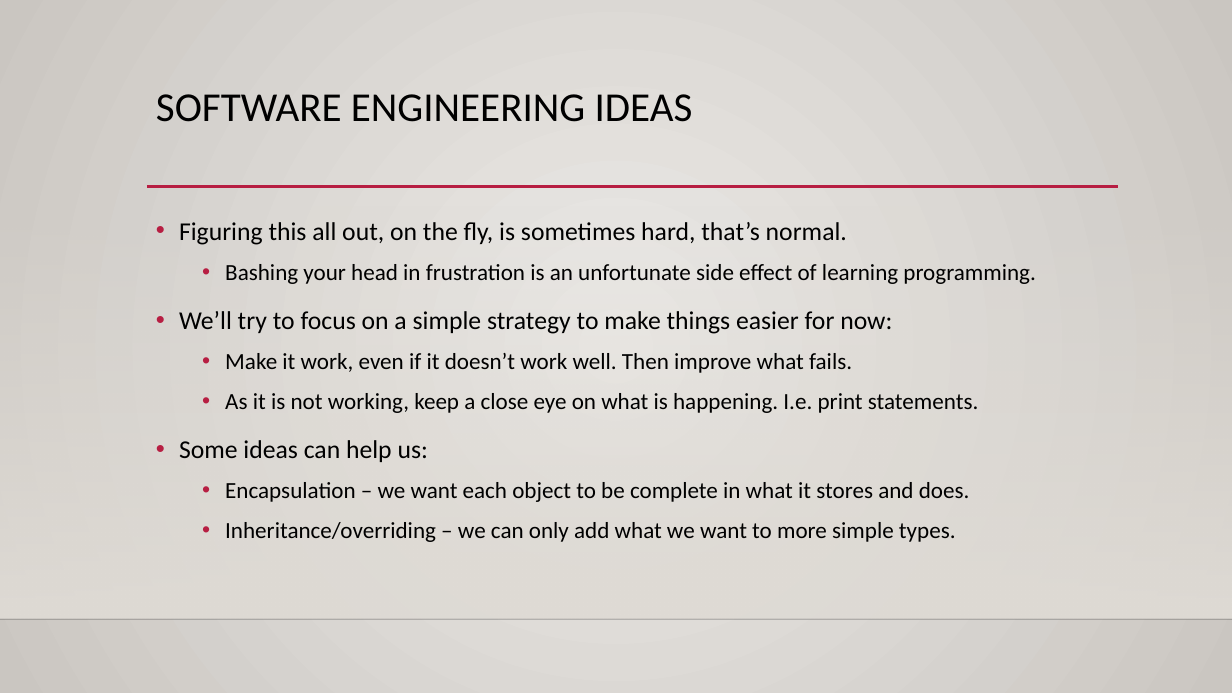
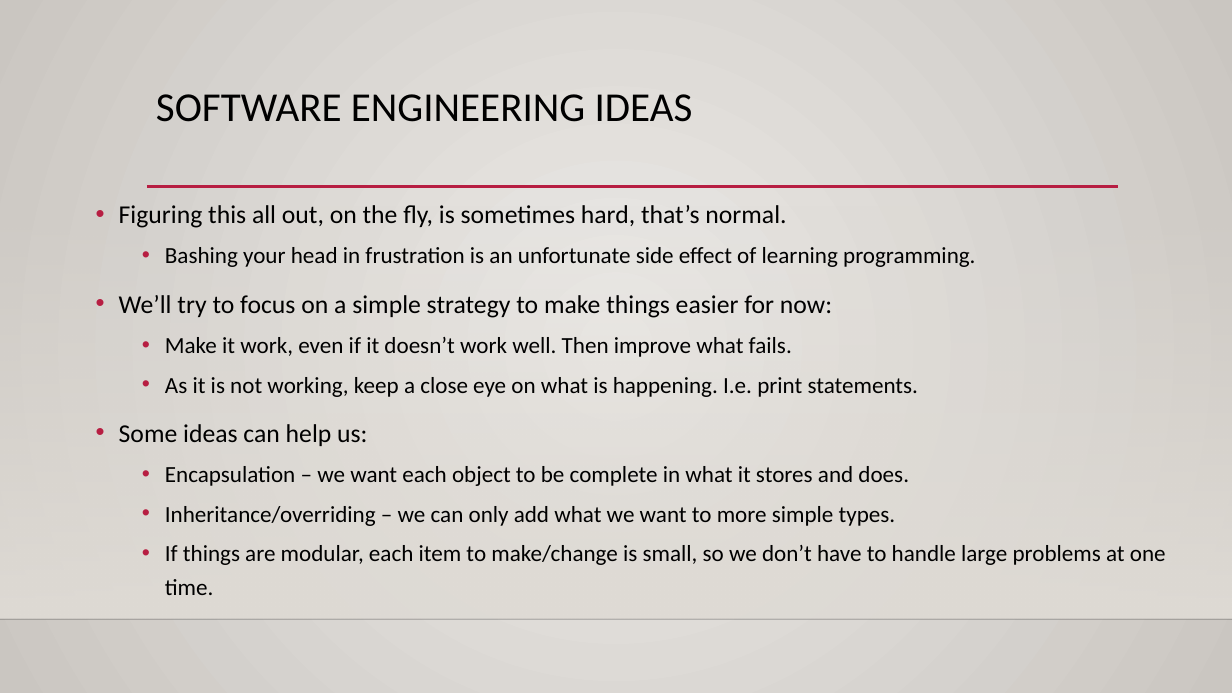
Before and after one commit to AkeemSemperDataScience/Programming_Basics_for_Machine_Learning_Students, a slide deck: slide 8 of reference_material/slides/018_cards_2.pptx (slide 6 before the commit). Drawn at 1232x693 pixels with LibreOffice and Linux fonts; fonts in the diff are those of the drawing; background and template pictures are left out. Boxes give left, top, right and bottom in pixels: in the first picture for what was removed or moved away, otherwise in the second. Text is boxed around its words. In the diff, an @@ line names an element or a change of style, - is before the commit and + after.

```diff
--- a/reference_material/slides/018_cards_2.pptx
+++ b/reference_material/slides/018_cards_2.pptx
@@ text "Figuring this all out, on ...": place and size @@
-text "Figuring this all out, on ..." at (179,222,1035,542)
+text "Figuring this all out, on ..." at (119,205,1166,595)
@@ text at (165,545,1166,595): paragraph added @@
+  • If things are modular, each item to make/change is small, so we don’t have to handle large problems at one time.
```
Also in this commit, not shown: 5 other slides changed, 2 slides added, 4 other files.
